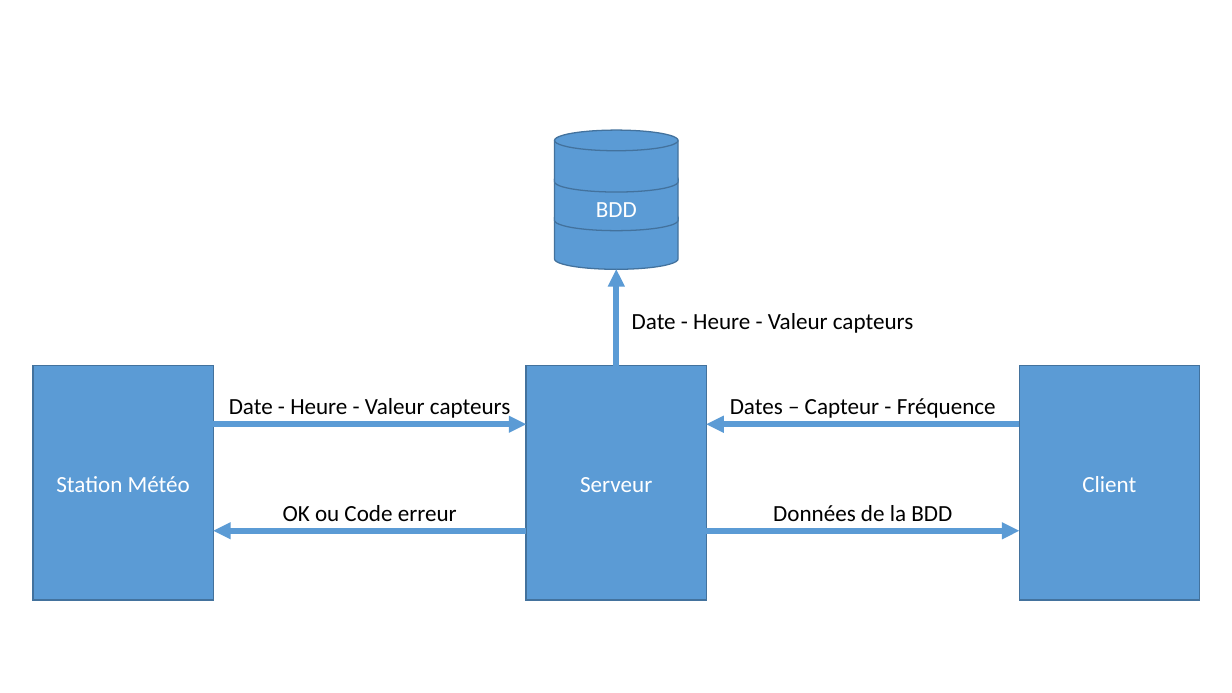
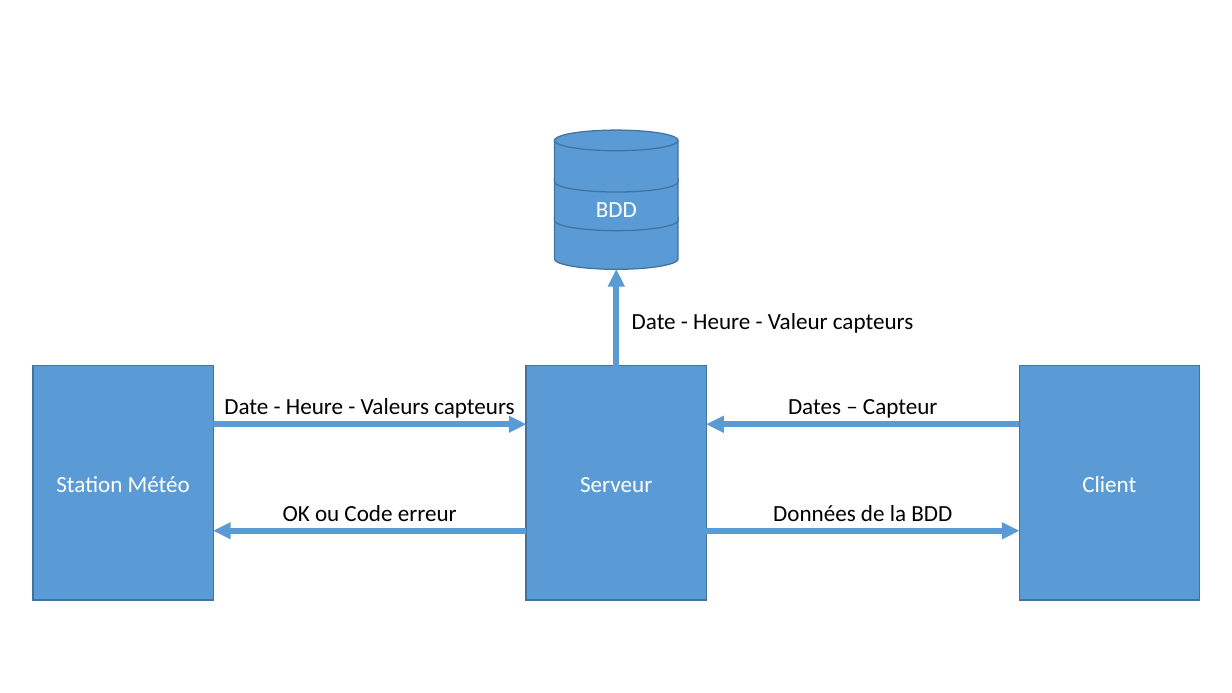
Before and after one commit to TPrak/Projet_CNRS, a slide deck: slide 1 of diagramme.pptx. Drawn at 1232x693 pixels with LibreOffice and Linux fonts; fonts in the diff are those of the drawing. Boxes give left, top, right and bottom in pixels: in the first picture for what was removed or moved away, otherwise in the second. Text is boxed around its words. In the diff, an @@ line names an element or a change of style, - is before the commit and + after.

```diff
--- a/diagramme.pptx
+++ b/diagramme.pptx
@@ text at <box>224,398,514,421</box>: text changed @@
-Date - Heure - Valeur capteurs
+Date - Heure - Valeurs capteurs
@@ text at <box>788,399,938,418</box>: text changed @@
-Dates – Capteur - Fréquence
+Dates – Capteur
```
Also in this commit, not shown: 1 other file.
